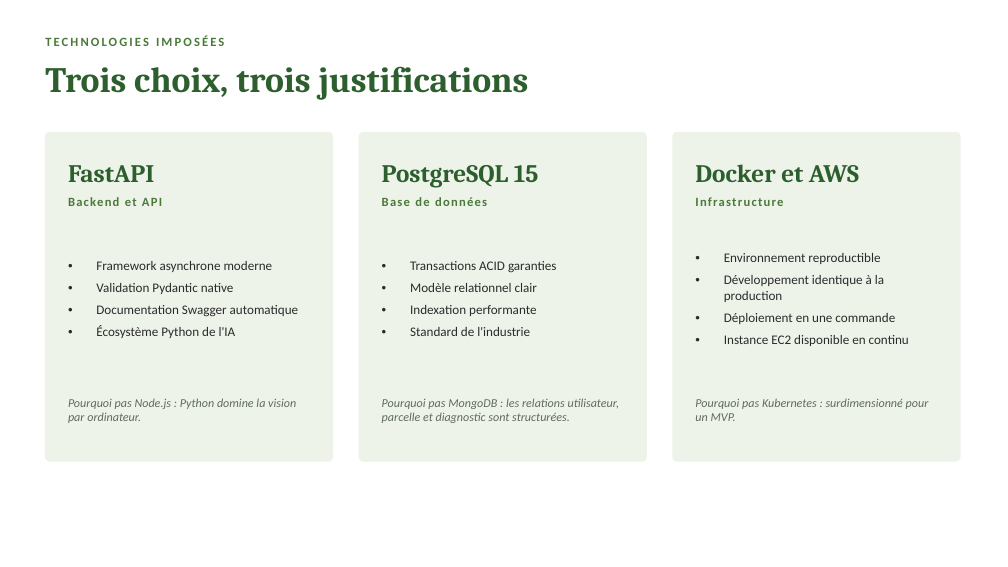
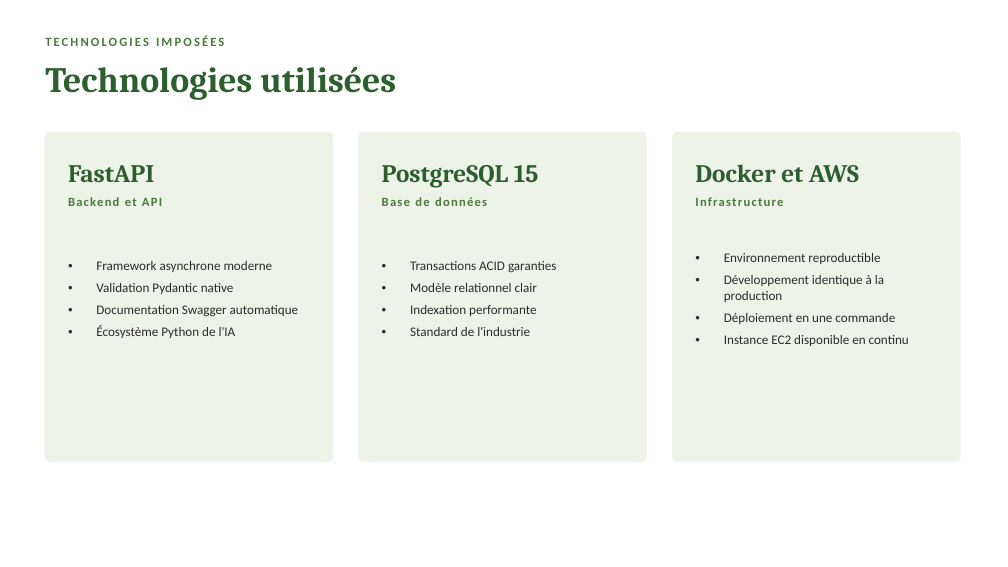
Before and after one commit to Antonito35/diagnositique-plante, a slide deck: slide 8 of SOUTENANCE.pptx. Drawn at 1008x567 pixels with LibreOffice and Linux fonts; fonts in the diff are those of the drawing. Boxes give left, top, right and bottom in pixels: in the first picture for what was removed or moved away, otherwise in the second. Text is boxed around its words. In the diff, an @@ line names an element or a change of style, - is before the commit and + after.

```diff
--- a/SOUTENANCE.pptx
+++ b/SOUTENANCE.pptx
@@ text at (45, 66, 396, 100): text changed @@
-Trois choix, trois justifications
+Technologies utilisées
@@ text removed at (68, 398, 296, 423) @@
-Pourquoi pas Node.js : Python domine la vision par ordinateur.
@@ text removed at (382, 398, 620, 423) @@
-Pourquoi pas MongoDB : les relations utilisateur, parcelle et diagnostic sont structurées.
@@ text removed at (695, 398, 929, 421) @@
-Pourquoi pas Kubernetes : surdimensionné pour un MVP.
```
Also in this commit, not shown: 13 other slides changed, 1 slide added, 2 slides removed.
